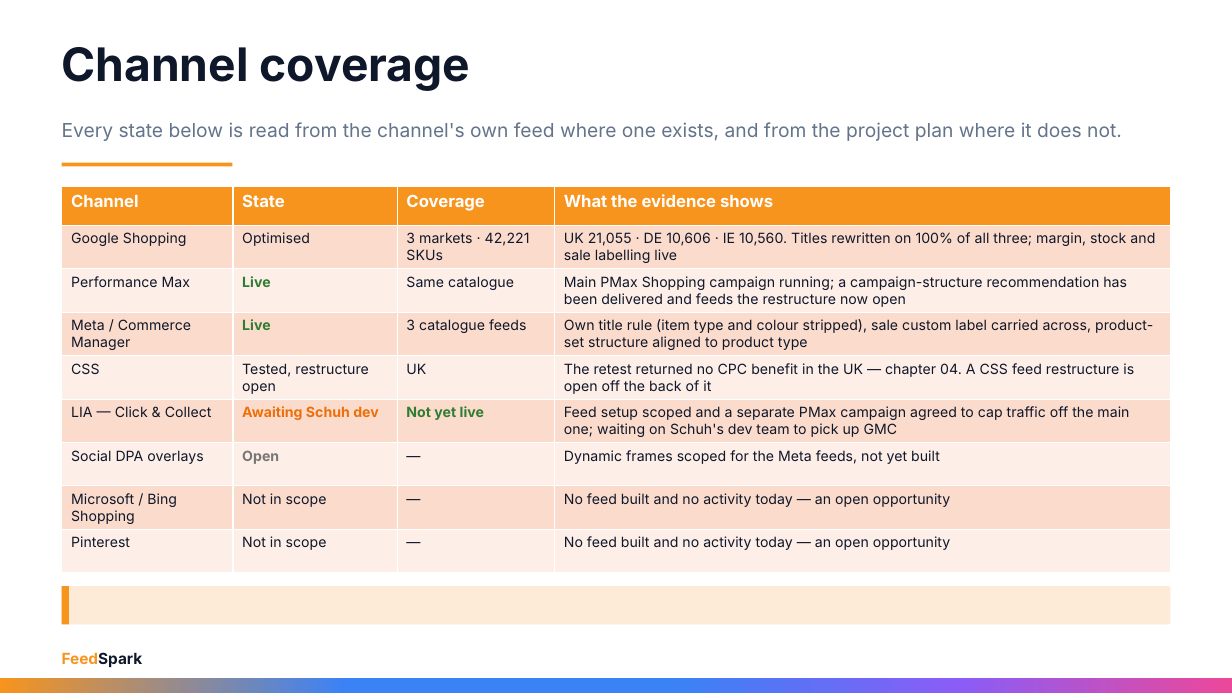
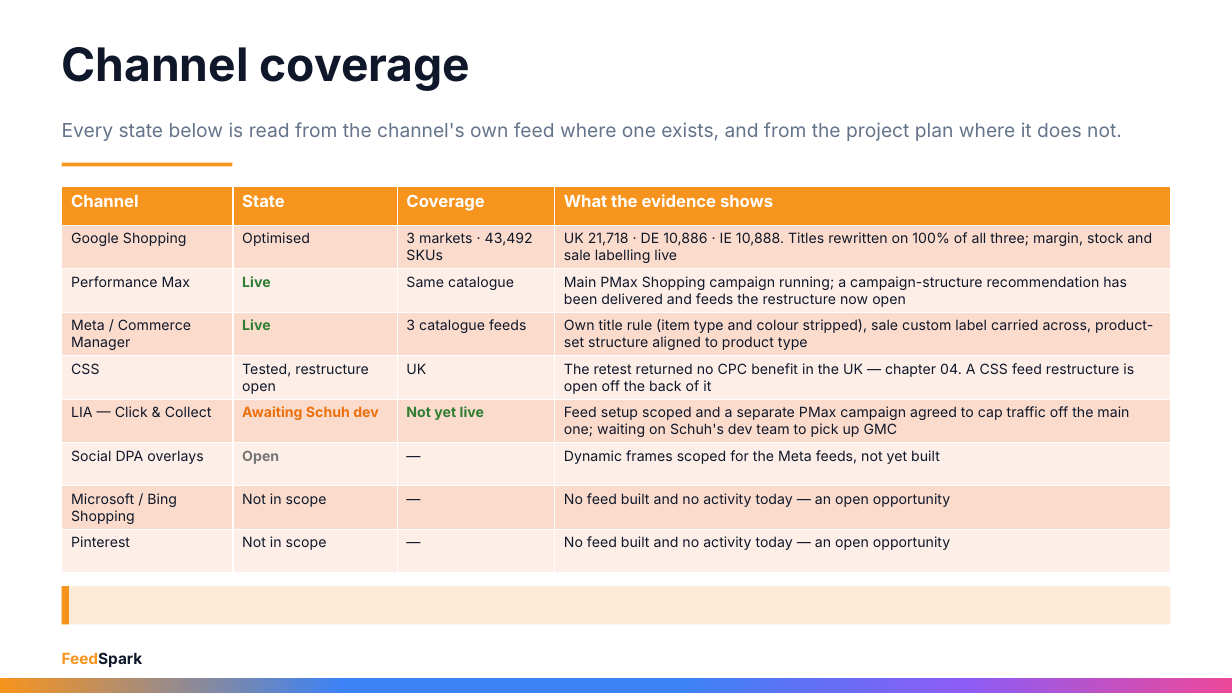
Before and after one commit to rayvtt/feedspark, a slide deck: slide 8 of docs/materials/Schuh_Strategy_Review_Sep26.pptx (slide 9 before the commit). Drawn at 1232x693 pixels with LibreOffice and Linux fonts; fonts in the diff are those of the drawing. Boxes give left, top, right and bottom in pixels: in the first picture for what was removed or moved away, otherwise in the second. Text is boxed around its words. In the diff, an @@ line names an element or a change of style, - is before the commit and + after.

```diff
--- a/docs/materials/Schuh_Strategy_Review_Sep26.pptx
+++ b/docs/materials/Schuh_Strategy_Review_Sep26.pptx
@@ table at [62,187,1171,570] @@
-row 2, column 3: 3 markets · 42,221 SKUs
+row 2, column 3: 3 markets · 43,492 SKUs
-row 2, column 4: UK 21,055 · DE 10,606 · IE 10,560. Titles rewritten on 100% of all three; margin, stock and sale labelling live
+row 2, column 4: UK 21,718 · DE 10,886 · IE 10,888. Titles rewritten on 100% of all three; margin, stock and sale labelling live
```
Also in this commit, not shown: 22 other slides changed, 5 slides added, 7 slides removed, 2 other files.
